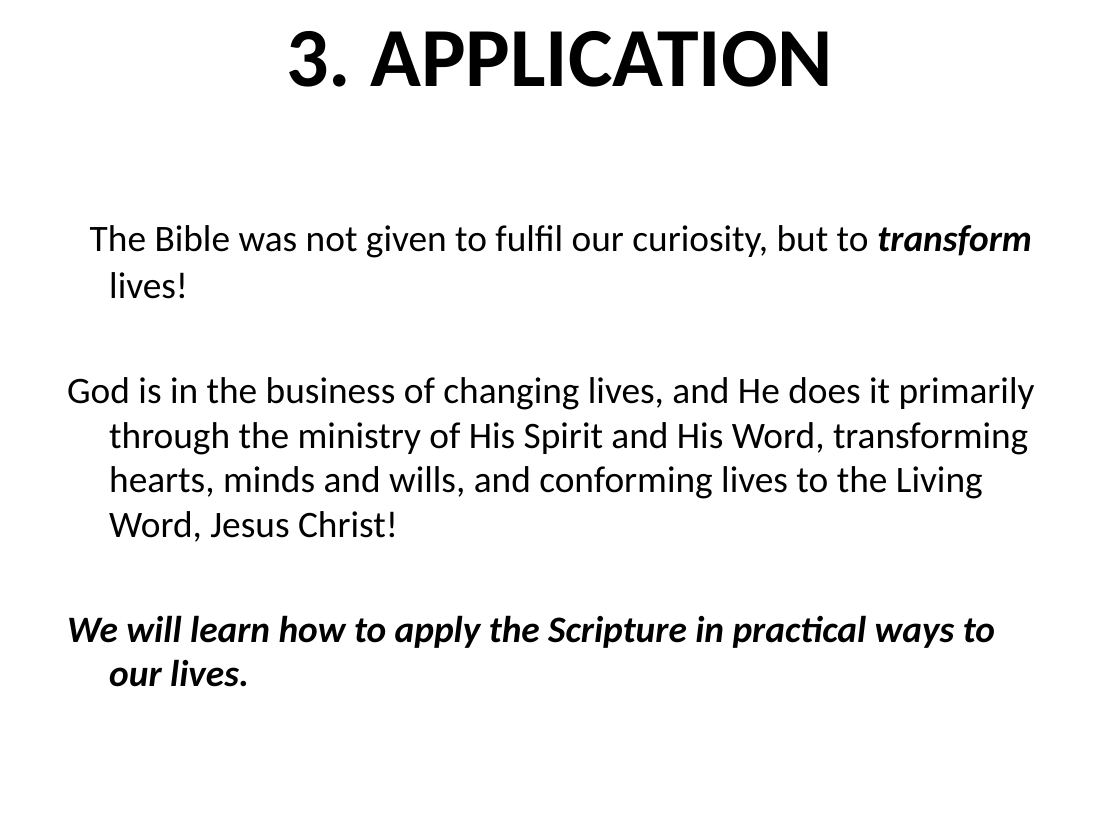
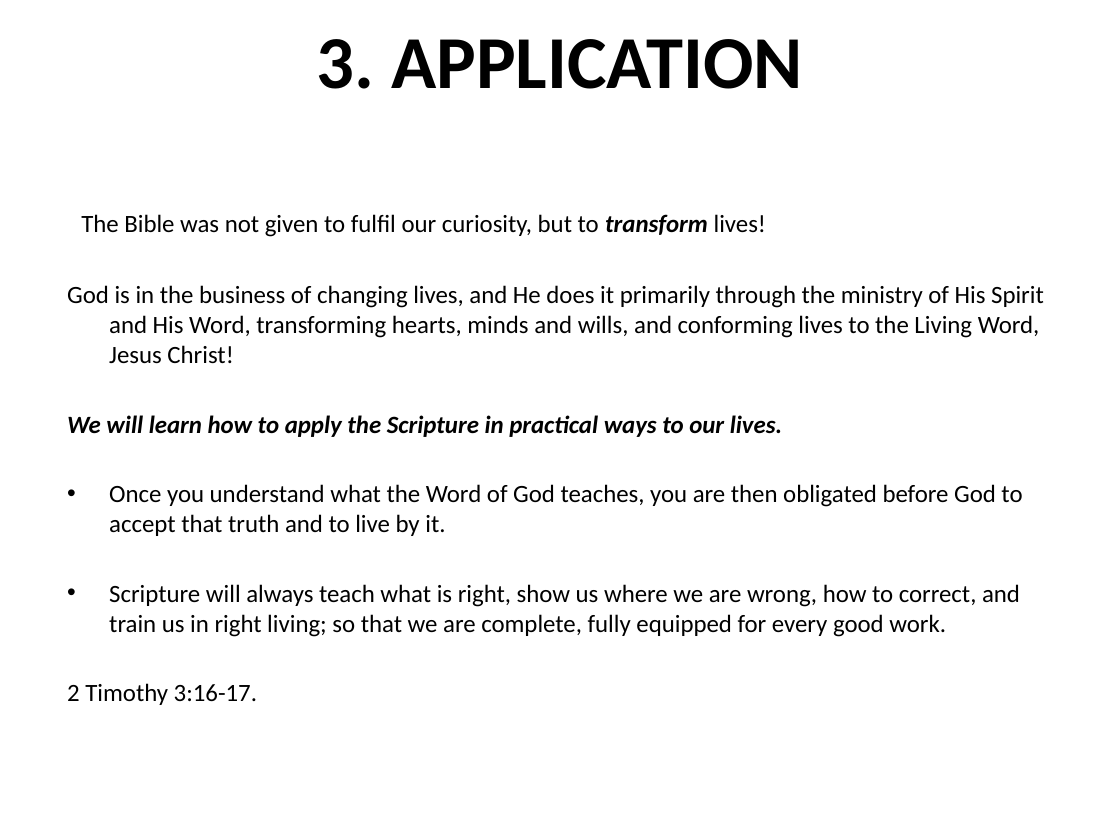
Before and after one commit to mutanganajoseph/Documents, a slide deck: slide 90 of auca/sem-1/intro-to-Bible-study/1 intro to Bible study Notes.pptx (slide 97 before the commit). Drawn at 1120x840 pixels with LibreOffice and Linux fonts; fonts in the diff are those of the drawing. Boxes give left, top, right and bottom in pixels: in the first picture for what was removed or moved away, otherwise in the second. Text is boxed around its words. In the diff, an @@ line names an element or a change of style, - is before the commit and + after.

```diff
--- a/auca/sem-1/intro-to-Bible-study/1 intro to Bible study Notes.pptx
+++ b/auca/sem-1/intro-to-Bible-study/1 intro to Bible study Notes.pptx
@@ title "3. APPLICATION" at box(317, 39, 802, 89): size 54 to 48 pt @@
@@ text at box(67, 214, 1044, 437): size 24 to 16 pt in "The Bible was not given to fulfil ...", "God is in the business of changing ...", "We will learn how to apply the ..."; less space between paragraphs @@
@@ text at box(67, 484, 1022, 705): paragraphs added @@
+• Once you understand what the Word of God teaches, you are then obligated before God to accept that truth and to live by it.
+• Scripture will always teach what is right, show us where we are wrong, how to correct, and train us in right living; so that we are complete, fully equipped for every good work.
+2 Timothy 3:16-17.
```
Also in this commit, not shown: 39 other slides changed, 8 slides removed, 1 other file.
